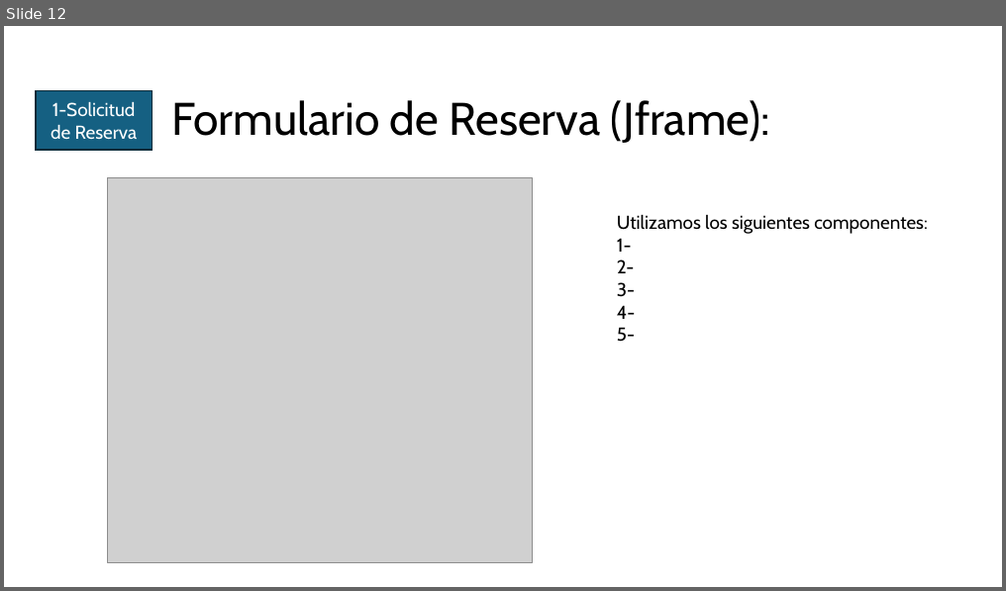
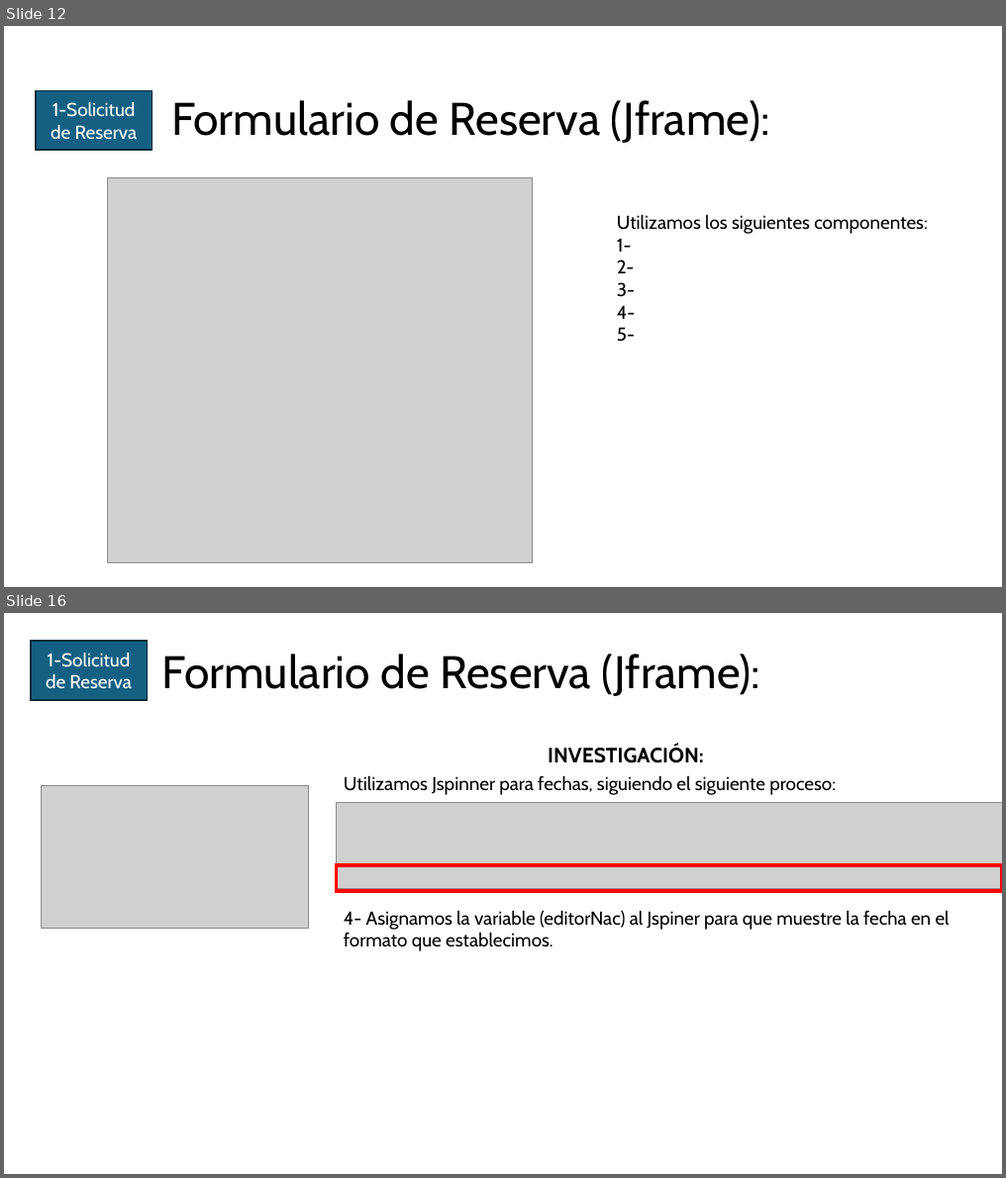
Before and after one commit to oscarloria/EcoAnaApp, a slide deck: ECOANA.pptx. Shown one above the other, each under a label of ours: slide 12 before the commit, slides 12 and 16 after it; the slides between them are not shown. The pictures are 1006x591 and 1006x1178 pixels, drawn with LibreOffice and Linux fonts; fonts in the diff are those of the drawing; grey boxes stand for pictures. Boxes give left, top, right and bottom in pixels: in the first picture for what was removed or moved away, otherwise in the second. Text is boxed around its words. In the diff, an @@ line names an element or a change of style, - is before the commit and + after.

```diff
--- a/ECOANA.pptx
+++ b/ECOANA.pptx
@@ slide 16 added at box(4, 613, 1002, 1174), background #FFFFFF @@
@@ rectangle added at box(30, 641, 147, 700), fill #156082, outline #092A39 1.5 pt, 18 pt, text #FFFFFF @@
+1-Solicitud de Reserva
@@ title added at box(162, 654, 760, 696), 44 pt, text #000000 @@
+Formulario de Reserva (Jframe):
@@ text added at box(548, 745, 704, 763), 20 pt, text #000000, bold @@
+INVESTIGACIÓN:
@@ picture added at box(42, 786, 309, 928) @@
@@ text added at box(344, 775, 949, 952), 18 pt, text #000000 @@
+Utilizamos Jspinner para fechas, siguiendo el siguiente proceso:
+4- Asignamos la variable (editorNac) al Jspiner para que muestre la fecha en el formato que establecimos.
@@ picture added at box(337, 802, 1002, 889) @@
@@ rectangle added at box(337, 865, 1002, 891), outline #FF0000 3 pt @@
```
Also in this commit, not shown: 1 slide changed, 3 other slides added, 7 other files.
